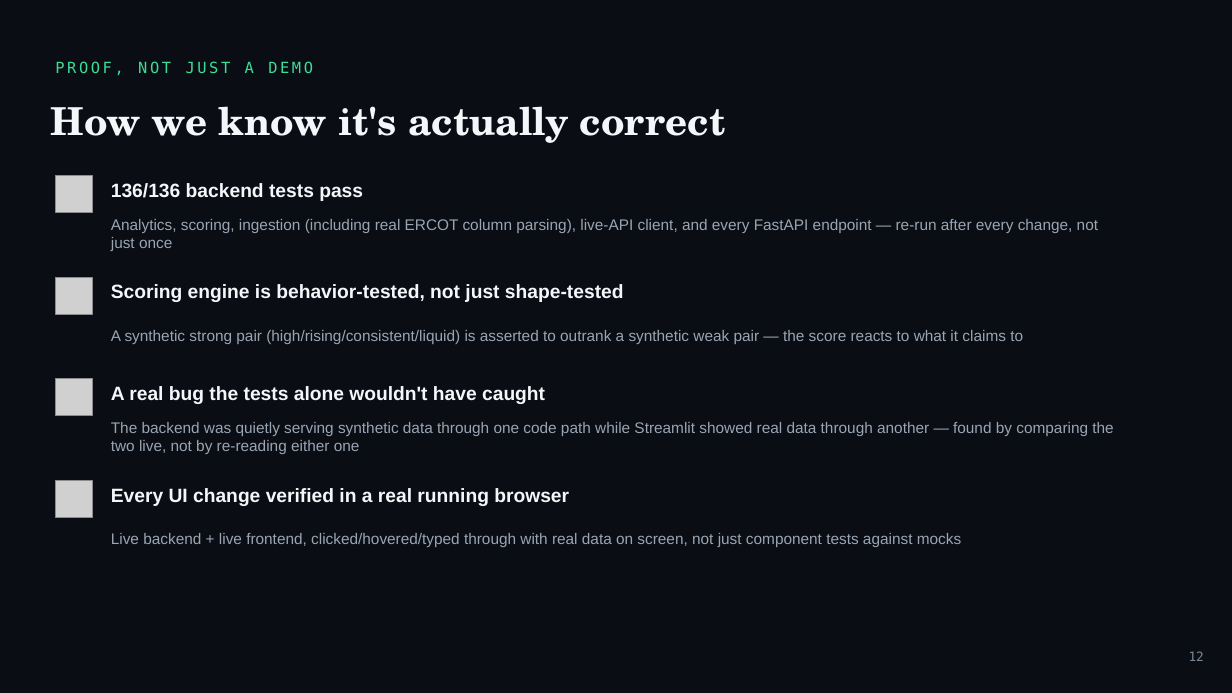
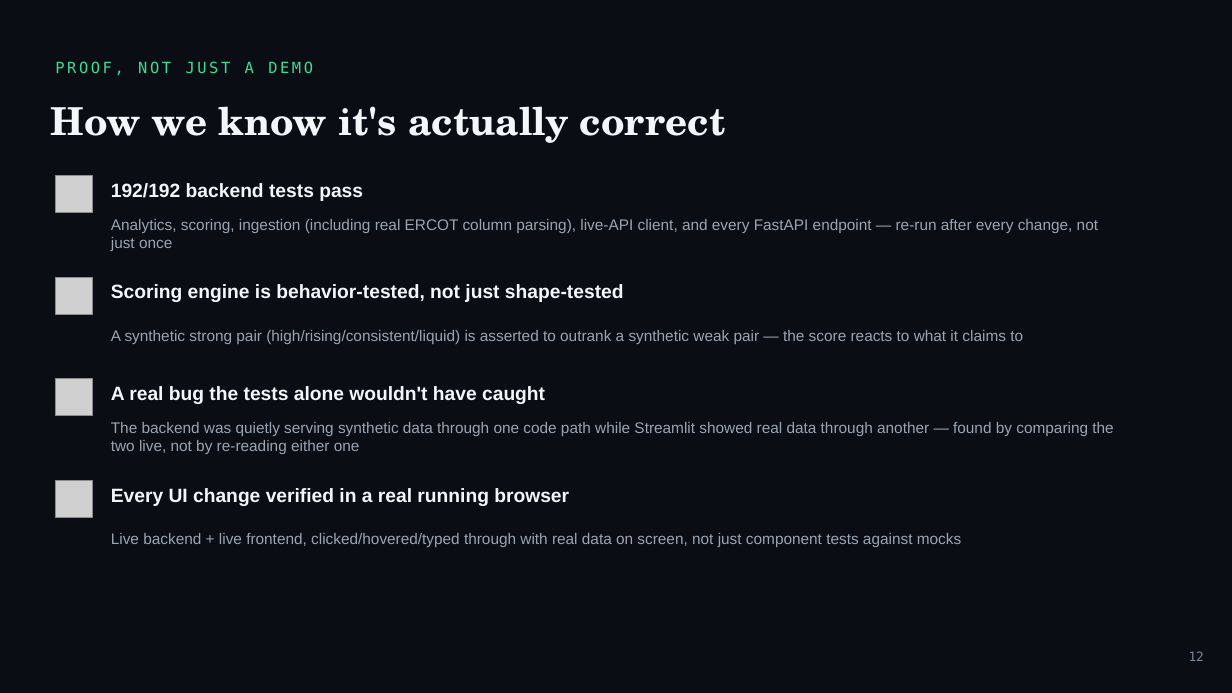
Before and after one commit to saifa18/crr_capstone, a slide deck: slide 12 of presentation/ERCOT_CRR_Capstone_Presentation.pptx. Drawn at 1232x693 pixels with LibreOffice and Linux fonts; fonts in the diff are those of the drawing; grey boxes stand for pictures. Boxes give left, top, right and bottom in pixels: in the first picture for what was removed or moved away, otherwise in the second. Text is boxed around its words. In the diff, an @@ line names an element or a change of style, - is before the commit and + after.

```diff
--- a/presentation/ERCOT_CRR_Capstone_Presentation.pptx
+++ b/presentation/ERCOT_CRR_Capstone_Presentation.pptx
@@ text at (x1=111, y1=183, x2=363, y2=201): text changed @@
-136/136 backend tests pass
+192/192 backend tests pass
```
Also in this commit, not shown: 6 other slides changed, 2 other files.
